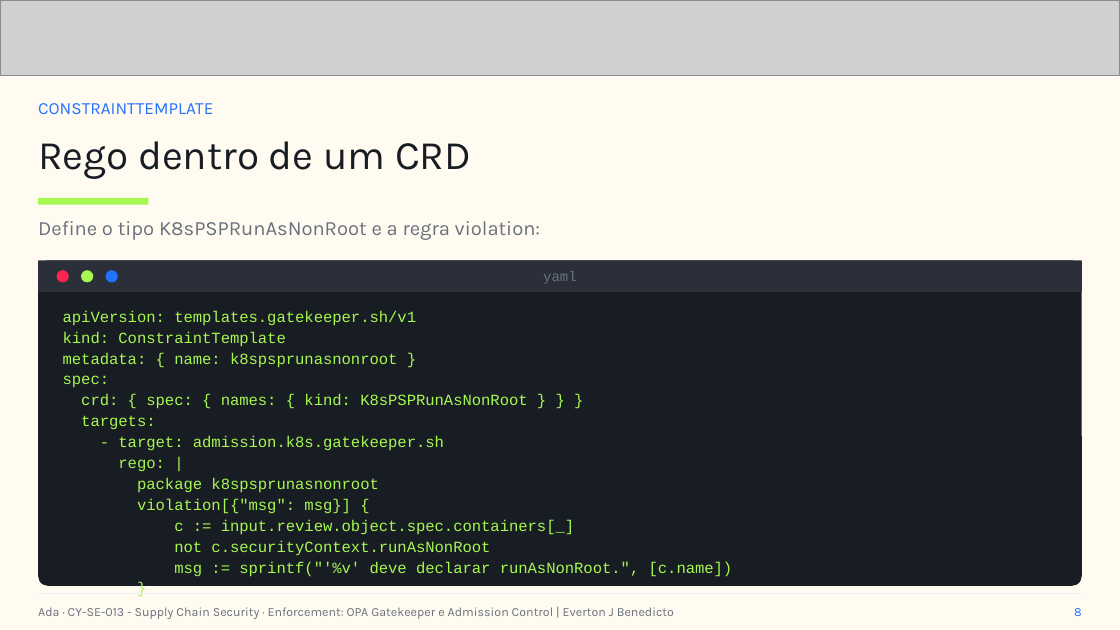
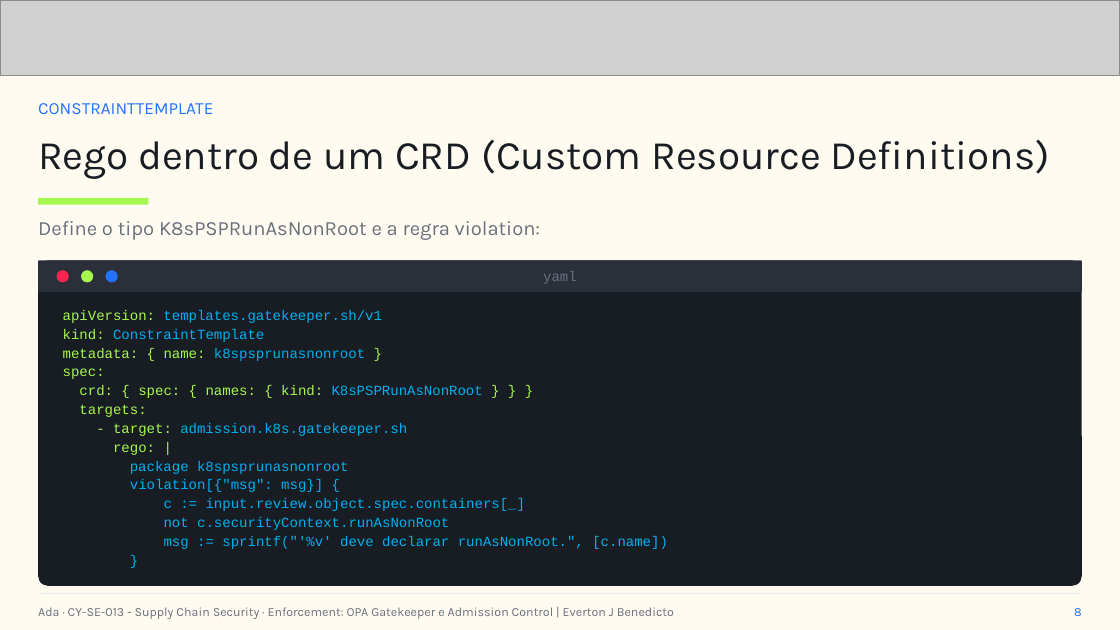
Before and after one commit to everton-dev/AdaTech.Aulas, a slide deck: slide 8 of CY-SE-013 - Supply Chain Security/slides/Aula_03_Enforcement_OPA_Gatekeeper_e_Admission_Control.pptx. Drawn at 1120x630 pixels with LibreOffice and Linux fonts; fonts in the diff are those of the drawing; grey boxes stand for pictures. Boxes give left, top, right and bottom in pixels: in the first picture for what was removed or moved away, otherwise in the second. Text is boxed around its words. In the diff, an @@ line names an element or a change of style, - is before the commit and + after.

```diff
--- a/CY-SE-013 - Supply Chain Security/slides/Aula_03_Enforcement_OPA_Gatekeeper_e_Admission_Control.pptx
+++ b/CY-SE-013 - Supply Chain Security/slides/Aula_03_Enforcement_OPA_Gatekeeper_e_Admission_Control.pptx
@@ text at (38, 140, 1049, 179): text changed @@
-Rego dentro de um CRD
+Rego dentro de um CRD (Custom Resource Definitions)
@@ text "apiVersion: templates.gatekeeper.sh/v1" at (63, 310, 668, 549): size 10 to 9 pt; text colour #A6F750 to #00B0F0 in "templates.gatekeeper.sh/v1", "ConstraintTemplate", "k8spsprunasnonroot", "K8sPSPRunAsNonRoot" and 7 more places @@
```
Also in this commit, not shown: 6 other slides changed, 10 other files.
